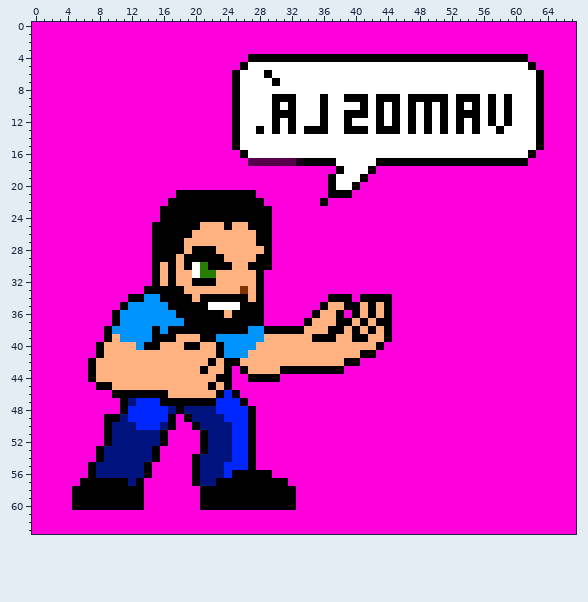
Edited in one commit: sprite sheet (chars/mb2/sprites/player_2_intro_1_0.png). The picture above is the old version.
The file is 68x64 pixels.
The same view after the edit:
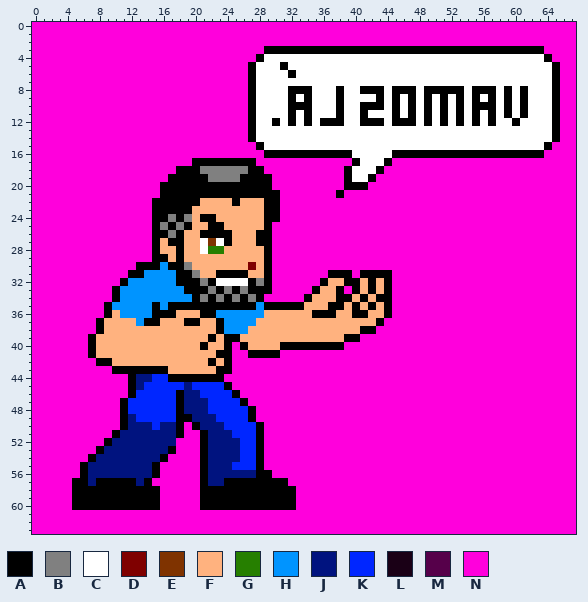
Palette (. is transparent): A #000000  B #808080  C #ffffff  D #7f0000  E #7f3300  F #ffb27f  G #267f00  H #0094ff  J #00137f  K #0026ff  L #1a0016  M #56004a  N #ff00dc
Diff:
Changed rows in their new state; - is an unchanged pixel.
first column x 5:
 3 ------------------------AAAAAAAAAAAAAAAAAAAAAAAAAAAAAAAAAAA--
 4 ----------------------N-CCCCCCCCCCCCCCCCCCCCCCCCCCCCCCCCCCCA-
 5 ---------------------NA---A------------------------------CCCA
 6 --------------------NNA-C--A------------------------------CCA
 7 --------------------NNA--C--------------------------------CCA
 8 --------------------NNA----AAA---A--AAA-AAA-AAAAA-AAA-A-A-CCA
 9 --------------------NNA--CC--A-C-ACCC--C---C-C---C------A-CCA
10 --------------------NNA--C--AA-C-A---A-------------A----A-CCA
11 --------------------NNA--CC--A-C-ACC--C----------C------A-CCA
12 --------------------NNA------A--AAC-AA---A------------CA--CCA
13 --------------------NNAC-C-C-CCC--CCC-CCC-C-C-C-C-C--C----CCA
14 --------------------NNA-----------------------------------CCA
15 --------------------NNNA----------------------------------CA-
16 ---------------------NNNAAAAAAAAAAA-----AAAAAAAAAAAAAAAAA-A--
17 ---------------AAAAAAAANNNNNNNNNNNNA--C-NNNNNNNNNNNNNNNNN----
18 -------------AAABBBBBBAA---------NA--CA----------------------
19 ------------AAAAABBBBAAAA-------NNA-CA-----------------------
20 -----------AAAAAAAAAAAAAA-------NNA-A------------------------
21 -----------AA----------AAA------N-N--------------------------
22 ----------AA----FFFF-FFFAA-----N-----------------------------
23 ----------A----FFFFFFFFF-A-----------------------------------
24 ----------A-B-BF--FFFFFF-A-----------------------------------
25 -----------B-B-F-AAF--FF-------------------------------------
26 ------------B-F-AAAA-----------------------------------------
27 -----------F----CECA-----------------------------------------
28 -----------FF--FCGG------------------------------------------
29 ------------FAFFFFF----F-------------------------------------
30 --------AA-H-ABFFFFF--DF-------------------------------------
31 -------AAHHHHAABFFAAAA-FA-------AAA-AAAA---------------------
32 ------AHHHHHHAA-B-CCCCABA------AFFAAFAFA---------------------
33 -----AHHHHHHHHAAABABABA-A-----AFFA-AFAFA---------------------
34 -----AHHH--HHHHAB-B-B-B------AFFF--F-F-----------------------
35 ----AHH---A------AAAA--HAAAAAFFFAAF--------------------------
36 ----AF----AAAFFF--HHHHHHFFFFFF-AAFF-AF-----------------------
37 ---AFFFF-AAFFF--FF-HHHHFFFFFFF---FF-F--N---------------------
38 ---AFFFFFFFFFFFFFF-HHHFFFFFFF---FF-FA-NN---------------------
39 --AFF-FFFFFFF---F-FAAFFF------FFF-A-NNNN---------------------
40 --AF----FFF---FFA-FANAF---AAAAAAAANNNNN----------------------
41 --AF---------------ANNAAAANNNNNNNNNNNN-----------------------
42 --NAA---------------NNNNNNNNNNNNNNNN-------------------------
43 --NNNAAAAAAA----F-A--NNNNNNNNNNNNN---------------------------
44 --NNNNNAJJKKAAAAAA-N--NNNN-----------------------------------
45 ---NNNNAJKKKKKJKKKK------------------------------------------
46 -----NN-KKKKKAJJKKK------------------------------------------
47 -------K---KK-JJJK-------------------------------------------
48 ------------K----K-------------------------------------------
49 ----NNAJ----KA----K------------------------------------------
50 ----NNA-JJ--JA-----K--KA-------------------------------------
51 ----NA-----JJA--------KA-------------------------------------
52 -----------JJ-------J-KA-------------------------------------
53 ----------JJA-------J-KA-------------------------------------
54 --AJ------JA---NA---J-KA-------------------------------------
55 -AJ------JA----NA--J--KA-------------------------------------
56 -AJ------JA----NA--JJJJ--------------------------------------
57 A-J----AJA-----NA-J------------------------------------------
58 ---------AA--------------------------------------------------
59 ---------AA--------------------------------------------------
60 ---------AA--------------------------------------------------
Boxes around the changes in both pictures, in picture pixels (x1, y1, x2, y2):
changed: (72, 46, 560, 510)
